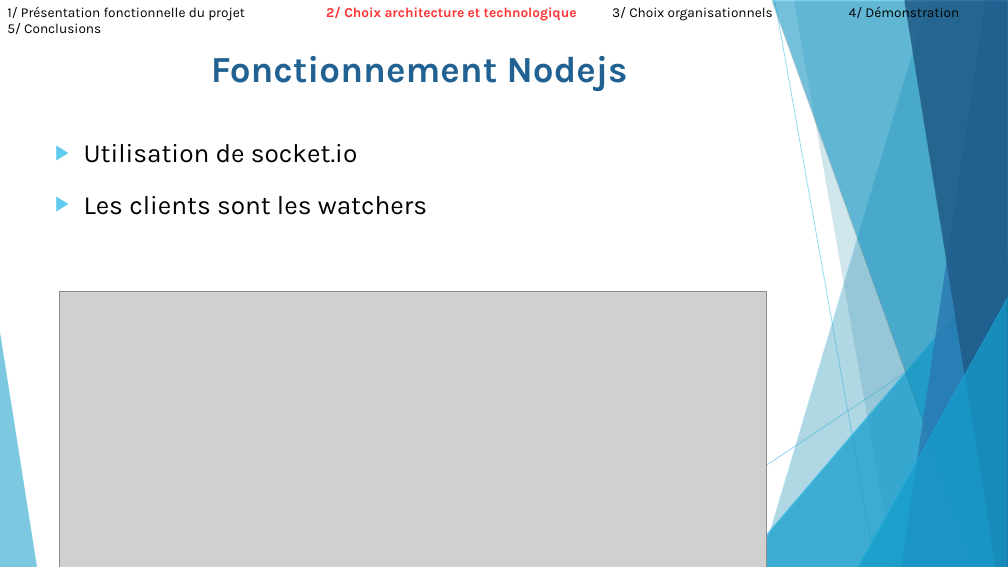
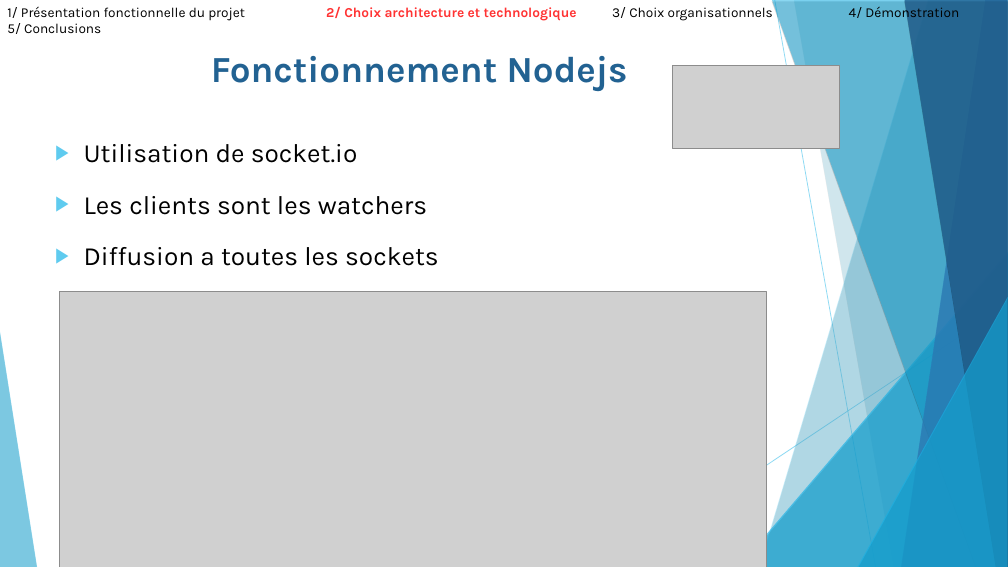
Before and after one commit to ComeBurguburu/AmbianceShowRoom, a slide deck: slide 11 of docs/Presentation orale.odp. Drawn at 1008x567 pixels with LibreOffice and Linux fonts; fonts in the diff are those of the drawing; grey boxes stand for pictures. Boxes give left, top, right and bottom in pixels: in the first picture for what was removed or moved away, otherwise in the second. Text is boxed around its words. In the diff, an @@ line names an element or a change of style, - is before the commit and + after.

```diff
--- a/docs/Presentation orale.odp
+++ b/docs/Presentation orale.odp
@@ picture added at (x1=673, y1=66, x2=840, y2=149) @@
@@ text at (x1=84, y1=247, x2=438, y2=266): paragraph added @@
+▶ Diffusion a toutes les sockets
```
Also in this commit, not shown: 9 other slides changed, 2 slides added, 11 other files.
